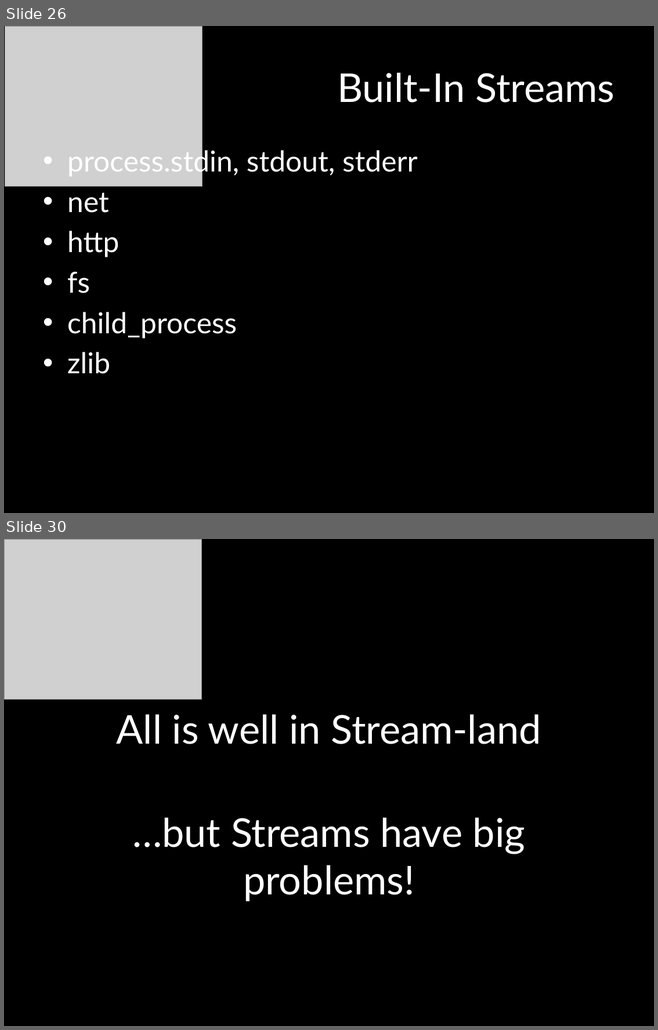
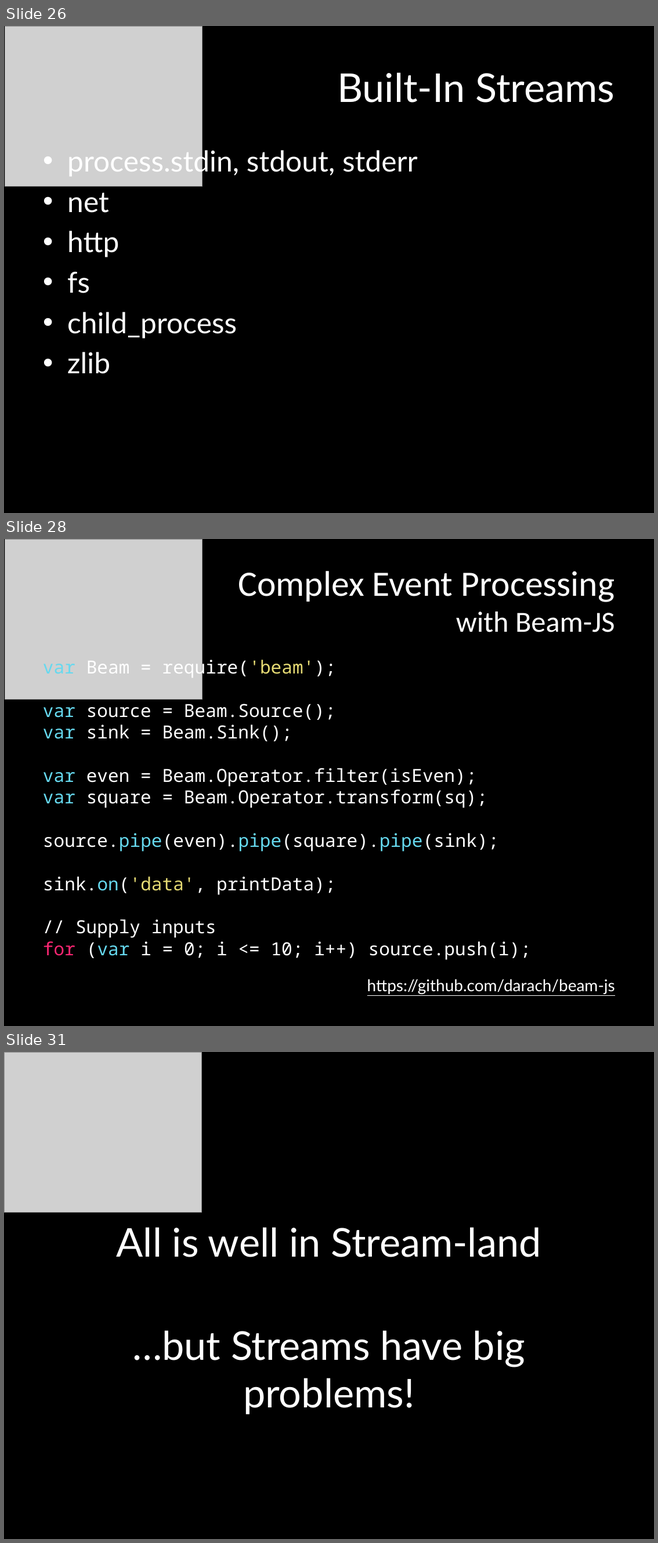
Before and after one commit to mattpodwysocki/SDC2013, a slide deck: SDC2013.pptx. Shown one above the other, each under a label of ours: slides 26 and 30 before the commit, slides 26, 28 and 31 after it; the slides between them are not shown. The pictures are 658x1030 and 658x1543 pixels, drawn with LibreOffice and Linux fonts; fonts in the diff are those of the drawing; grey boxes stand for pictures. Boxes give left, top, right and bottom in pixels: in the first picture for what was removed or moved away, otherwise in the second. Text is boxed around its words. In the diff, an @@ line names an element or a change of style, - is before the commit and + after.

```diff
--- a/SDC2013.pptx
+++ b/SDC2013.pptx
@@ slide 28 added at (x1=4, y1=539, x2=654, y2=1026), background #000000 @@
@@ picture added at (x1=5, y1=539, x2=202, y2=700) @@
@@ title added at (x1=238, y1=571, x2=614, y2=632), 39.6 pt, text #FFFFFF @@
+Complex Event Processing
+with Beam-JS
@@ text added at (x1=43, y1=657, x2=531, y2=960), 20 pt, text #FFFFFF @@
+var Beam = require('beam');
+var source = Beam.Source();
+var sink = Beam.Sink();
+var even = Beam.Operator.filter(isEven);
+var square = Beam.Operator.transform(sq);
+source.pipe(even).pipe(square).pipe(sink);
+sink.on('data', printData);
+// Supply inputs
+for (var i = 0; i <= 10; i++) source.push(i);
@@ text added at (x1=367, y1=979, x2=615, y2=994), 18 pt, text #FFFFFF, underline @@
+https://github.com/darach/beam-js
@@ what was slide 30 is now slide 31 @@
```
Also in this commit, not shown: 9 slides changed, 2 slides removed, 22 other files.
